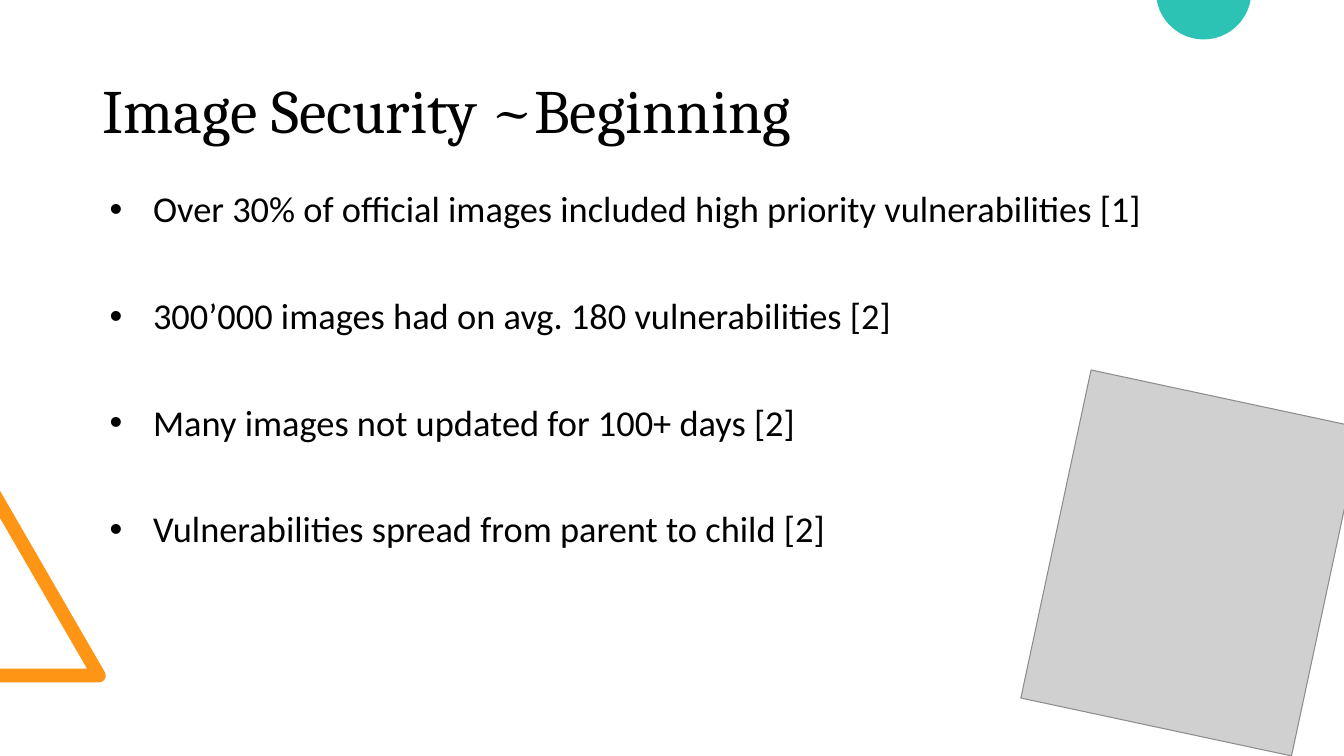
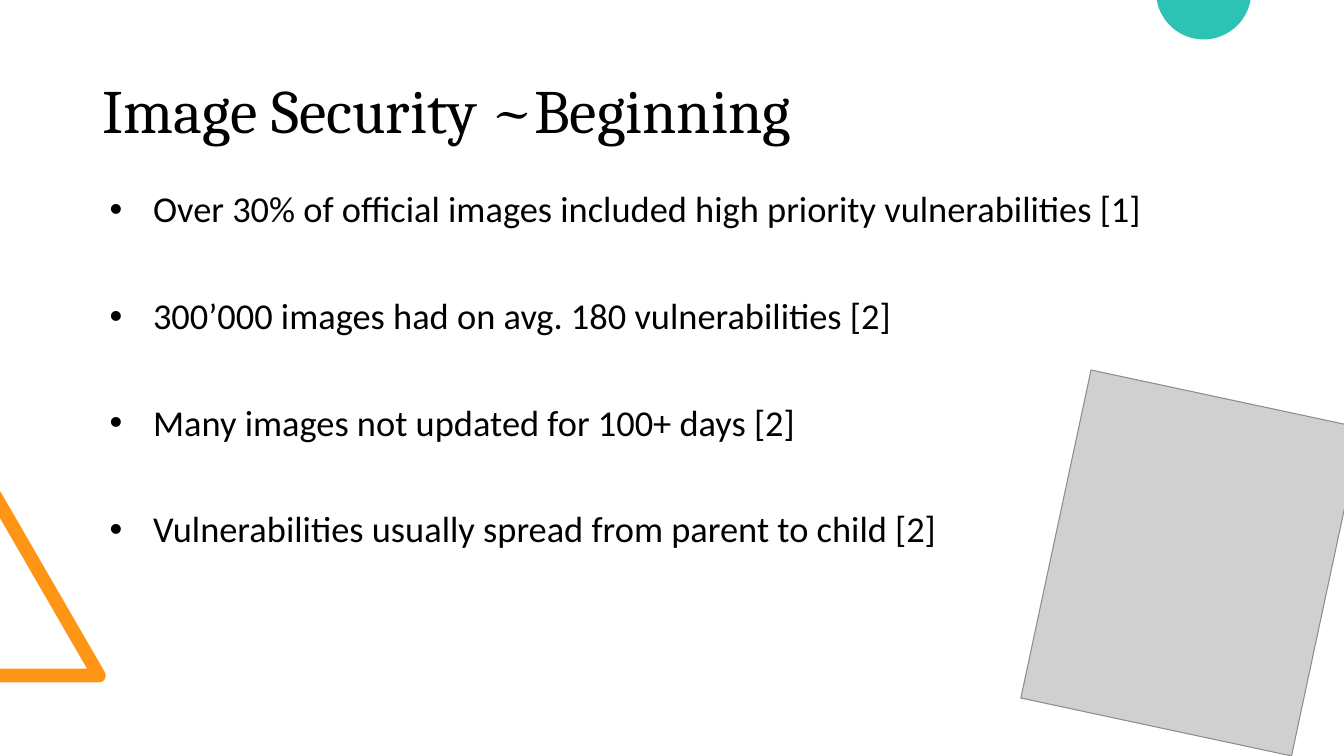
Before and after one commit to nembrinj/protofablab, a slide deck: slide 10 of presentations/Docker Containers.pptx. Drawn at 1344x756 pixels with LibreOffice and Linux fonts; fonts in the diff are those of the drawing; grey boxes stand for pictures. Boxes give left, top, right and bottom in pixels: in the first picture for what was removed or moved away, otherwise in the second. Text is boxed around its words. In the diff, an @@ line names an element or a change of style, - is before the commit and + after.

```diff
--- a/presentations/Docker Containers.pptx
+++ b/presentations/Docker Containers.pptx
@@ text at (153,515,936,548): text changed @@
-• Vulnerabilities spread from parent to child [2]
+• Vulnerabilities usually spread from parent to child [2]
```
Also in this commit, not shown: 5 other slides changed, 3 slides added, 1 slide removed.
